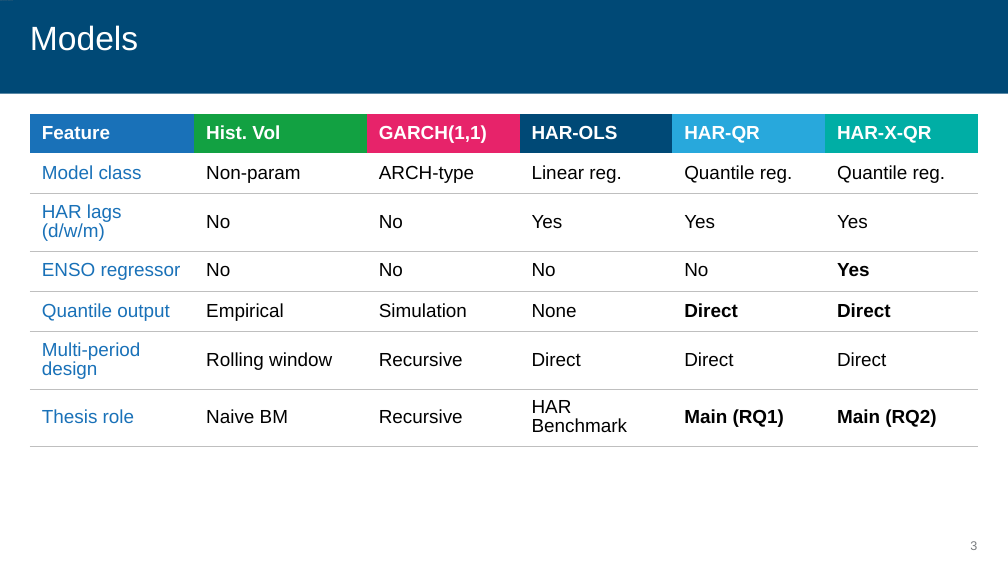
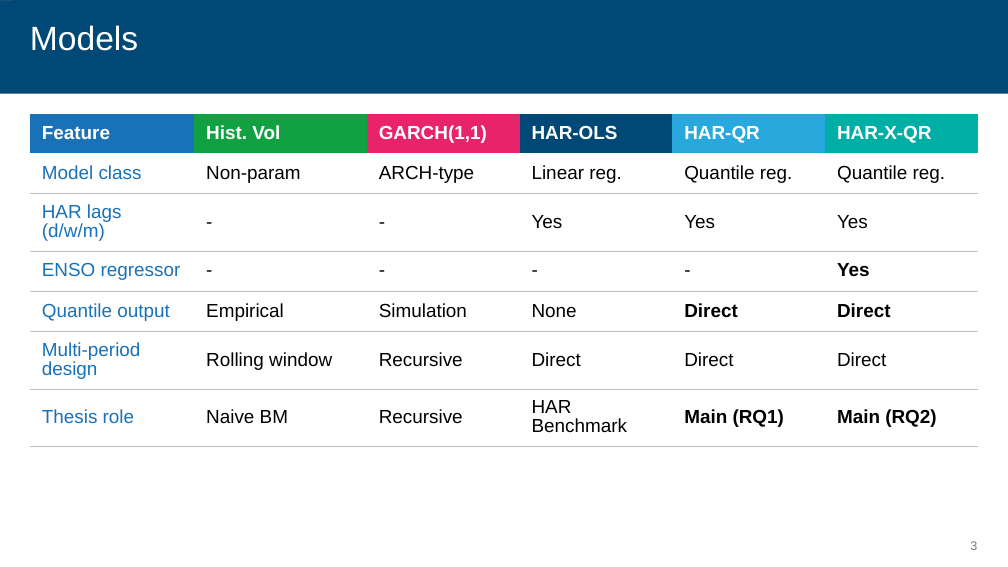
Before and after one commit to Knightowl808/Cocoa, a slide deck: slide 3 of 17_03_26_Bleher.pptx. Drawn at 1008x567 pixels with LibreOffice and Linux fonts; fonts in the diff are those of the drawing; background and template pictures are left out. Boxes give left, top, right and bottom in pixels: in the first picture for what was removed or moved away, otherwise in the second. Text is boxed around its words. In the diff, an @@ line names an element or a change of style, - is before the commit and + after.

```diff
--- a/17_03_26_Bleher.pptx
+++ b/17_03_26_Bleher.pptx
@@ table at [30, 114, 978, 447] @@
-row 3, column 2: No
+row 3, column 2: -
-row 3, column 3: No
+row 3, column 3: -
-row 4: ENSO regressor | No | No | No | No | Yes
+row 4: ENSO regressor | - | - | - | - | Yes
```
Also in this commit, not shown: 7 other slides changed, 2 slides added, 1 slide removed.
